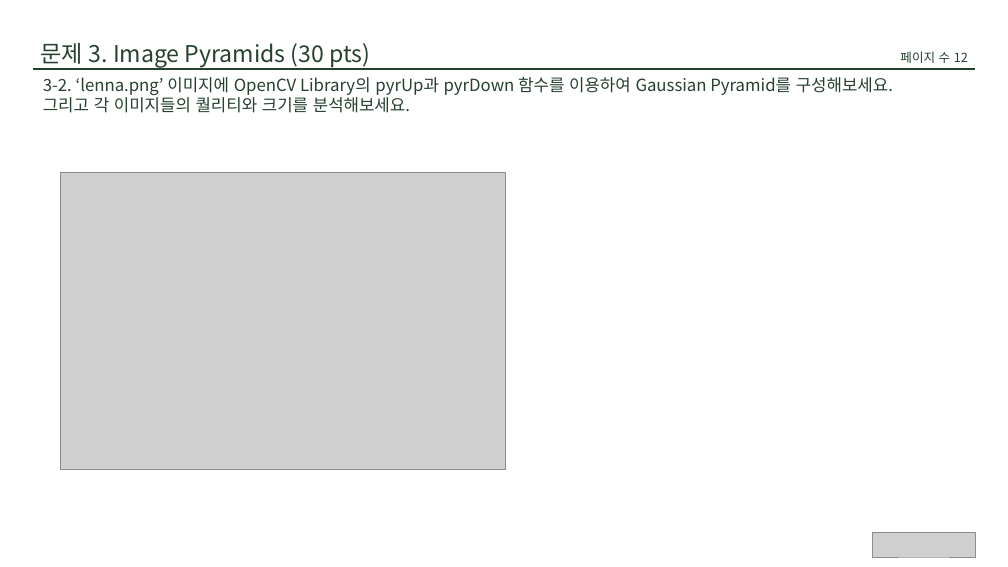
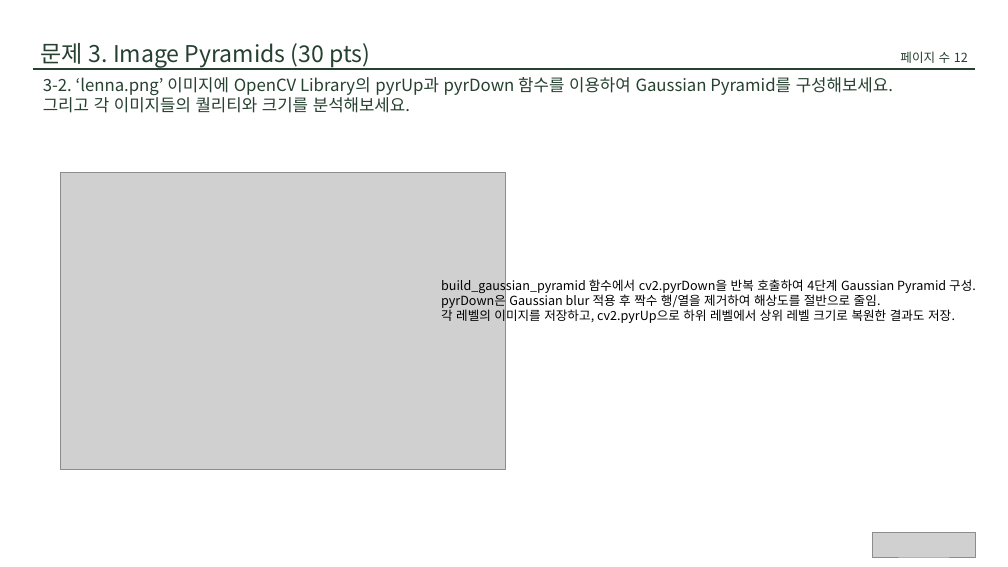
Before and after one commit to susie-Choi/awesome-humanoids, a slide deck: slide 12 of vision/hw1/HW1_2025712918_최수지.pptx. Drawn at 1008x567 pixels with LibreOffice and Linux fonts; fonts in the diff are those of the drawing; grey boxes stand for pictures. Boxes give left, top, right and bottom in pixels: in the first picture for what was removed or moved away, otherwise in the second. Text is boxed around its words. In the diff, an @@ line names an element or a change of style, - is before the commit and + after.

```diff
--- a/vision/hw1/HW1_2025712918_최수지.pptx
+++ b/vision/hw1/HW1_2025712918_최수지.pptx
@@ text added at [441, 277, 976, 324], 12 pt, text #000000 @@
+build_gaussian_pyramid 함수에서 cv2.pyrDown을 반복 호출하여 4단계 Gaussian Pyramid 구성.
+pyrDown은 Gaussian blur 적용 후 짝수 행/열을 제거하여 해상도를 절반으로 줄임.
+각 레벨의 이미지를 저장하고, cv2.pyrUp으로 하위 레벨에서 상위 레벨 크기로 복원한 결과도 저장.
```
Also in this commit, not shown: 5 other slides changed, 44 other files.
